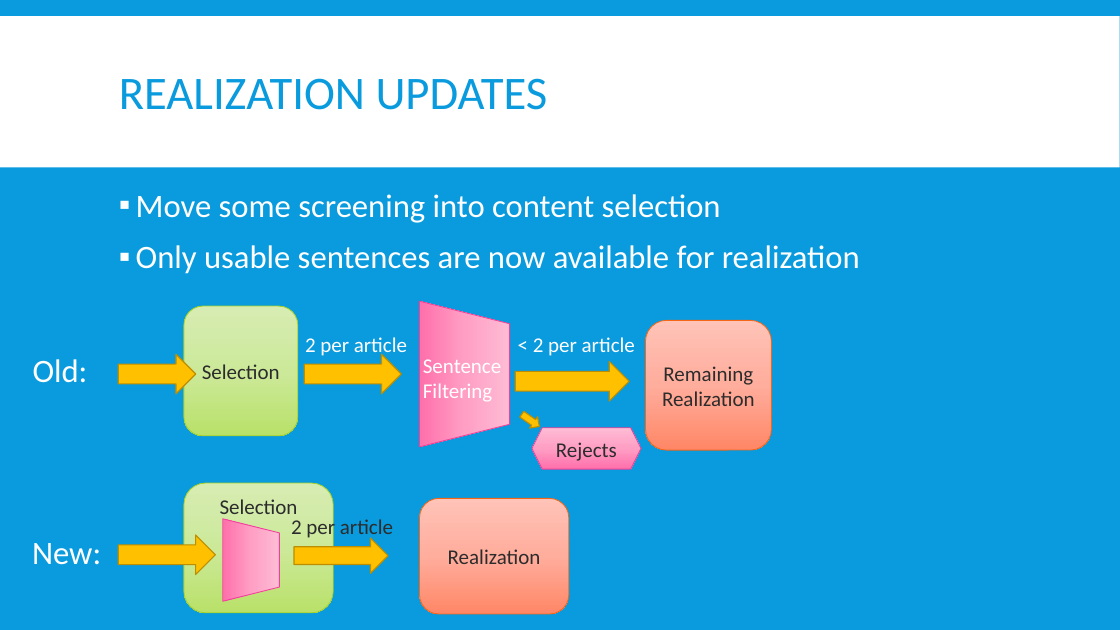
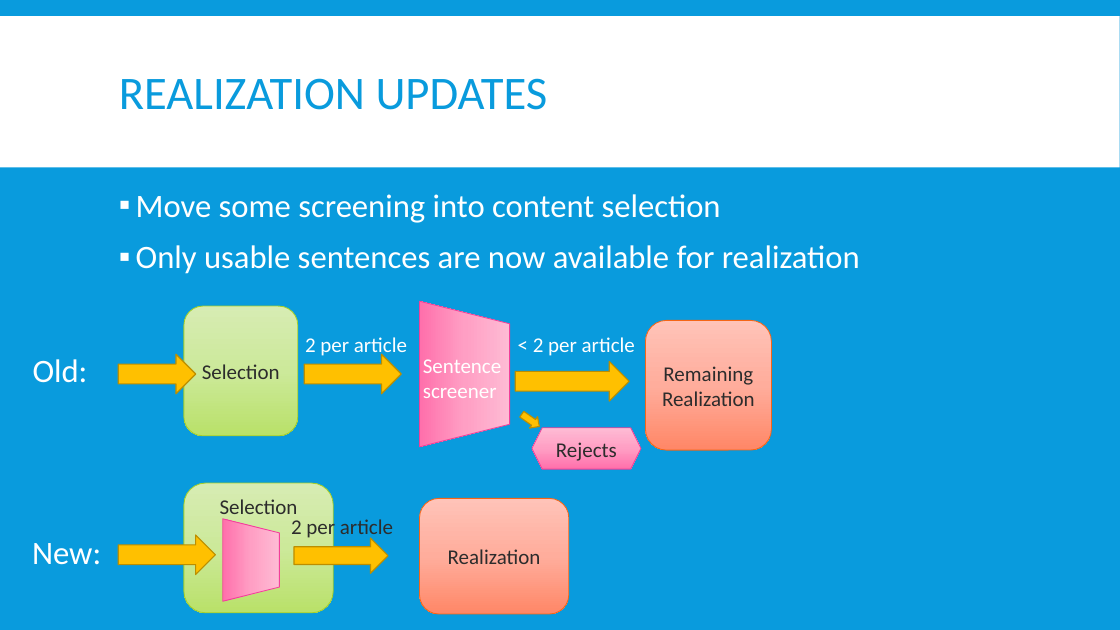
Before and after one commit to Mindful/ling-573, a slide deck: slide 9 of doc/D4_presentation.pptx. Drawn at 1120x630 pixels with LibreOffice and Linux fonts; fonts in the diff are those of the drawing. Boxes give left, top, right and bottom in pixels: in the first picture for what was removed or moved away, otherwise in the second. Text is boxed around its words. In the diff, an @@ line names an element or a change of style, - is before the commit and + after.

```diff
--- a/doc/D4_presentation.pptx
+++ b/doc/D4_presentation.pptx
@@ text at [423, 355, 501, 404]: text changed @@
-Sentence Filtering
+Sentence screener
```
Also in this commit, not shown: 1 other slide changed.
